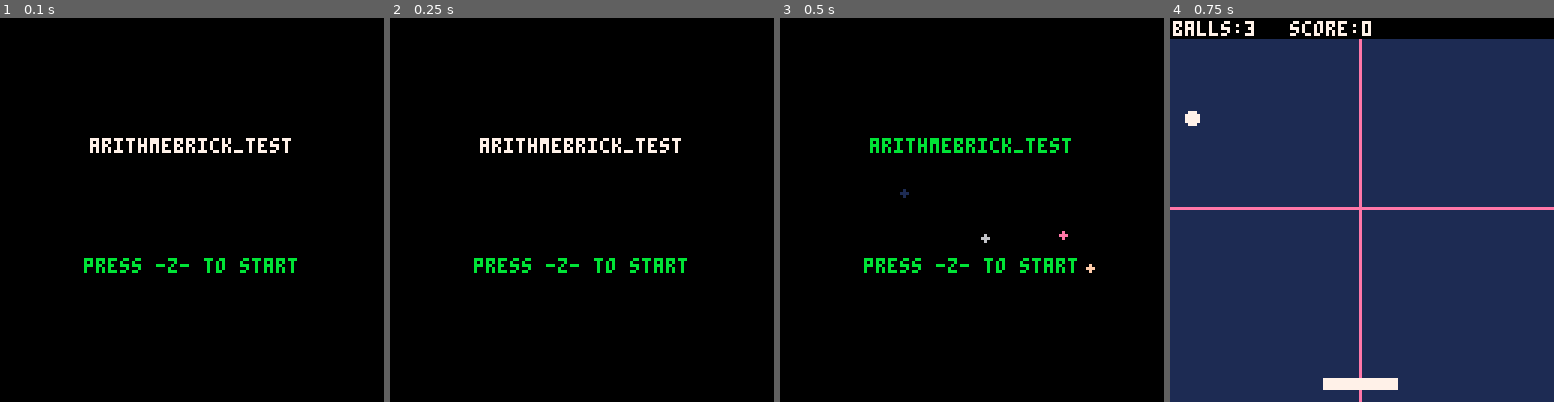
Above: before the commit, frames 1-4 (left to right).
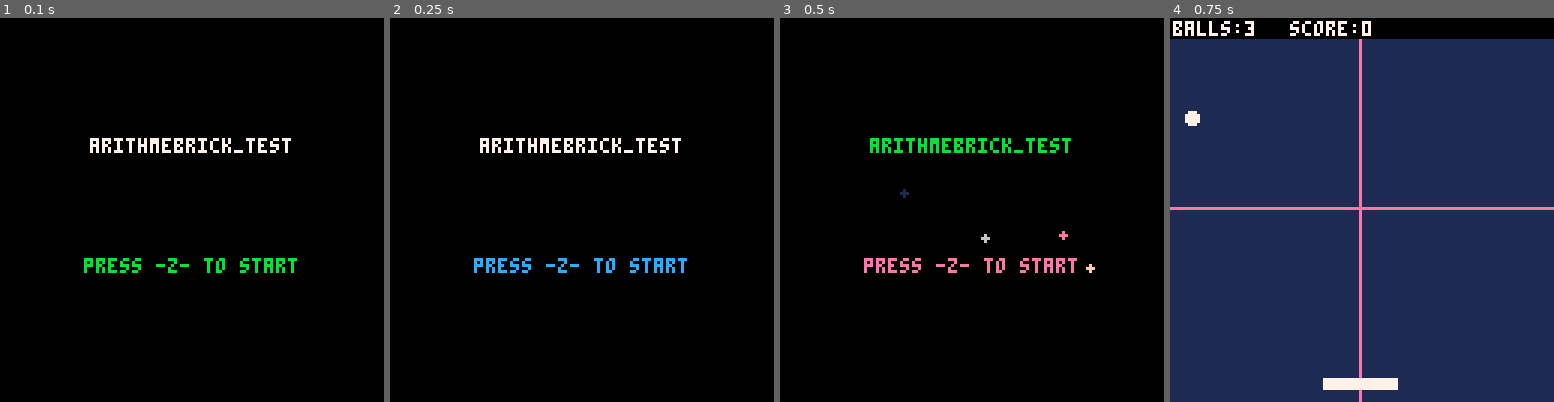
Above: after the commit, the same moments.

Repository: loathe-sum/Arithmebrick
Game: PICO-8 cartridge arithmebrick_mainNotes.p8
Two runs of this game, one before a commit and one after it. Both use one fixed random seed, a clock stepped at 60 frames per second and the inputs below.
Inputs:
- Up to frame 1 (0.1 s): no input
- Up to frame 2 (0.25 s): no input
- Up to frame 3 (0.5 s): tap X (X key) at 0.33 s
- Up to frame 4 (0.75 s): tap O (Z key) at 0.7 s

Frame 1 is identical in both runs. In frame 2, 0.8% of the frame differs, in the area x 21-78%, y 62-67%; in frame 3, 0.8%; in frame 4, nothing differs.

Commit message:
flashingMenu

Diff:
--- a/arithmebrick_mainNotes.p8
+++ b/arithmebrick_mainNotes.p8
@@ -4,11 +4,15 @@
 function _init()
  cls()
  mode="start"
+ -- particle tables
  prts={}
  lft_prts={}
  ryt_prts={}
+ -- start text flash
  strt_txt_clr=7
  strt_txt_flsh=1
+ z_text_clr=11
+ z_text_flsh=.1
  flsh_mod=.2
  ball_clr=7
 end
@@ -24,25 +28,29 @@
 end
 
 function update_start()
+
+ -- flashing press z text
+ z_text_clr+=z_text_flsh
+ if z_text_clr <8 or z_text_clr >15
+ then
+ z_text_flsh = -z_text_flsh
+ end
+ --[[
+ placeholder
+ z_txt_clr+=z_txt_flash
+ if clr < 2 or clr > 15
+ then flsh = -flsh
+ flash rate / something to slow
+ down flash rate
+ ]]
  if btn(❎) then
   add(prts,{x=5+rnd(90),y=10})
   strt_txt_clr+=strt_txt_flsh
-
-
-  --[[ -failed flash-
-  if strt_txt_clr>15
-  then
-  strt_txt_flsh= -strt_txt_flsh/flsh_mod
-  end
- if strt_txt_clr<2
- then
- strt_txt_flsh = strt_txt_flsh
- end
- ]]
- end
- if strt_txt_clr==0
- then strt_txt_clr=14
- end
+  if strt_txt_clr <3 or strt_txt_clr >14
+  then strt_txt_flsh= -strt_txt_flsh
+  end
+ end
+
 
   for fuck in all(prts) do
   fuck.x+=1+rnd(3)
@@ -201,7 +209,7 @@
   circfill(right.x-rnd(3),right.y+rnd(10),1,prts_clr+rnd(4))
  end
  print("arithmebrick_test",30,40,strt_txt_clr)
- print("press -z- to start",28,80,11)
+ print("press -z- to start",28,80,z_text_clr)
 end
 
 function draw_gameover()
